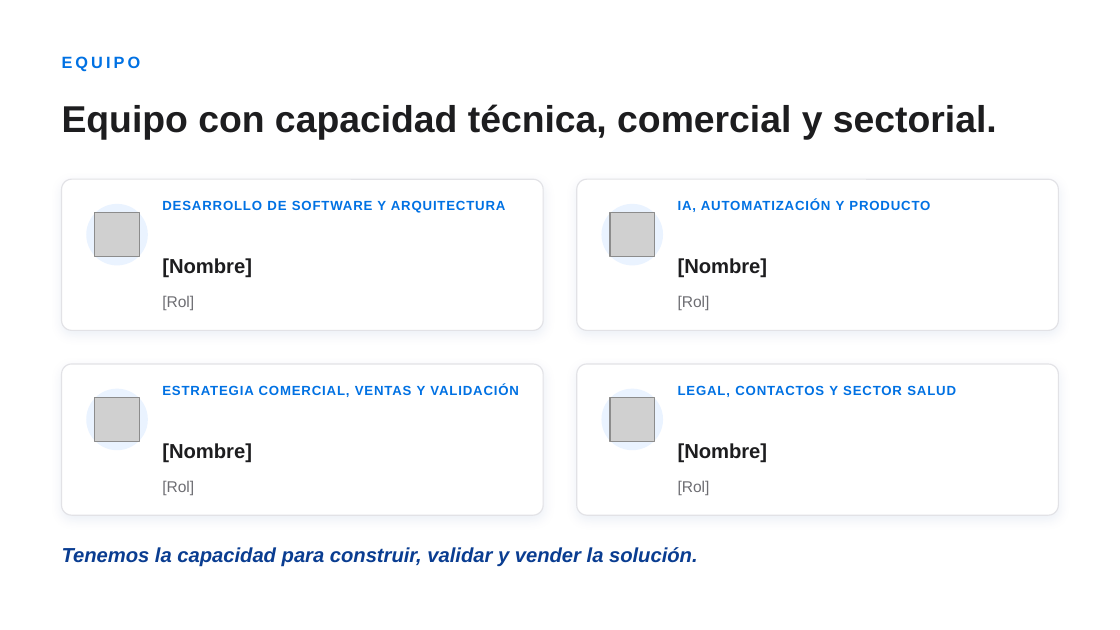
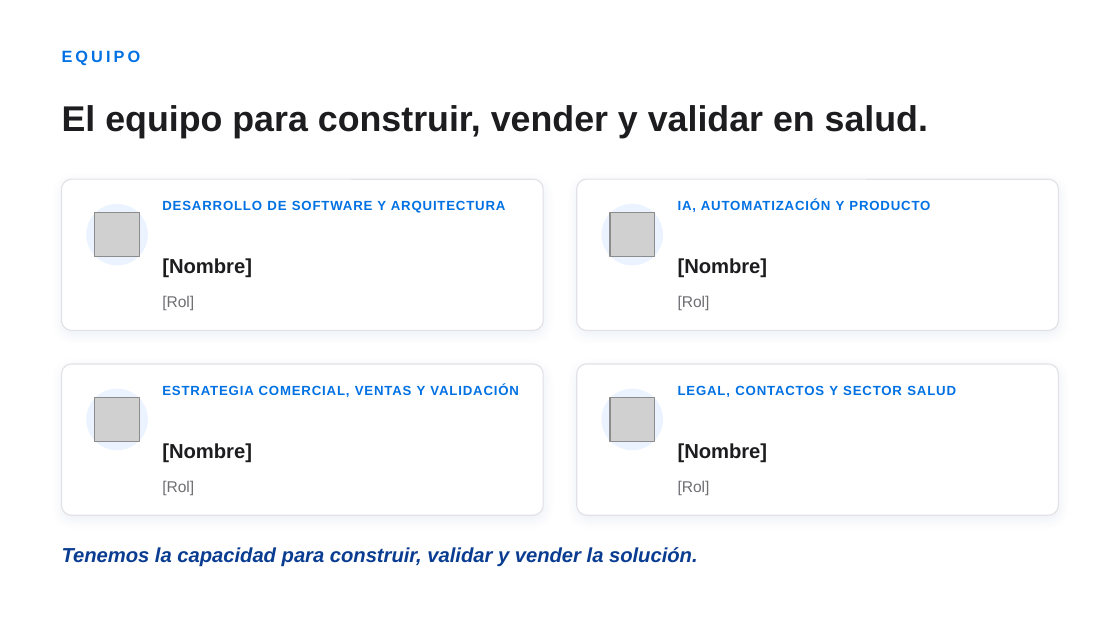
Before and after one commit to joseph1356k/presentaci-n-capital-semilla-, a slide deck: slide 11 of miracle_capital_semilla_pitch.pptx (slide 10 before the commit). Drawn at 1120x630 pixels with LibreOffice and Linux fonts; fonts in the diff are those of the drawing; grey boxes stand for pictures. Boxes give left, top, right and bottom in pixels: in the first picture for what was removed or moved away, otherwise in the second. Text is boxed around its words. In the diff, an @@ line names an element or a change of style, - is before the commit and + after.

```diff
--- a/miracle_capital_semilla_pitch.pptx
+++ b/miracle_capital_semilla_pitch.pptx
@@ text "EQUIPO": place and size @@
-text "EQUIPO" at (62,56,141,71)
+text "EQUIPO" at (62,50,141,66)
@@ text at (62,105,928,139): text changed; size 24 to 23 pt @@
-Equipo con capacidad técnica, comercial y sectorial.
+El equipo para construir, vender y validar en salud.
```
Also in this commit, not shown: 5 other slides changed, 7 slides added, 6 slides removed.
